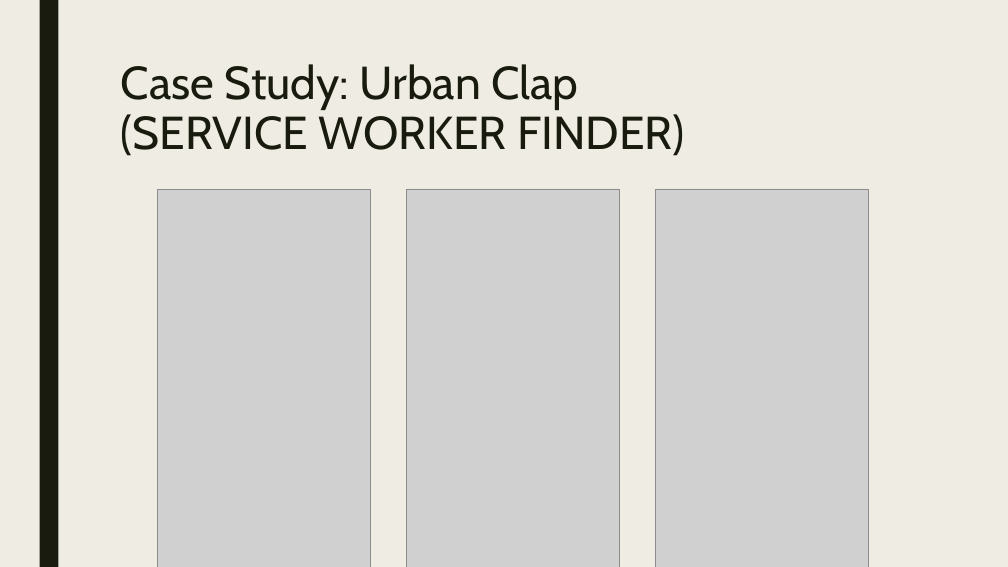
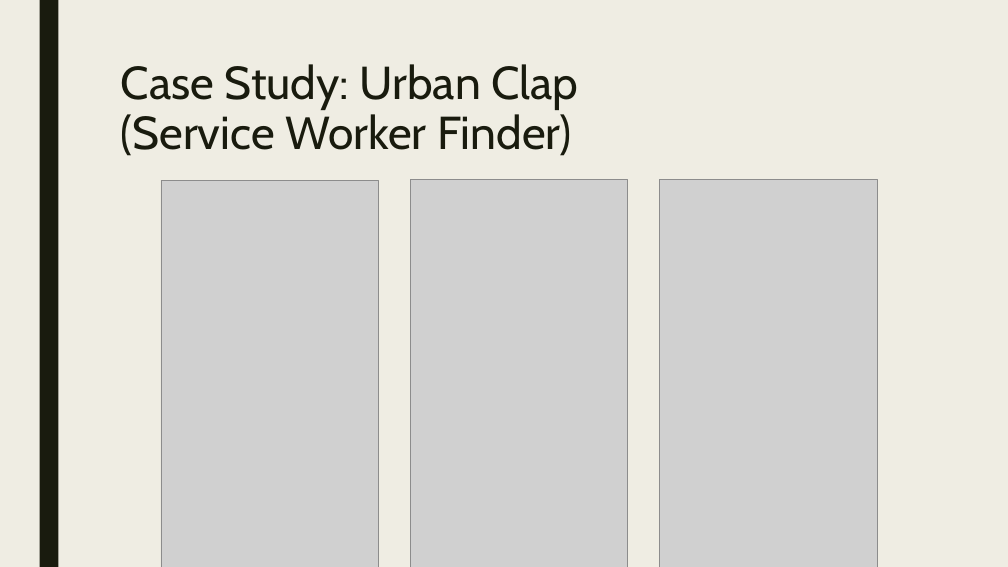
Before and after one commit to bogas04/MVP-Generator, a slide deck: slide 5 of docs/Final/Final.pptx. Drawn at 1008x567 pixels with LibreOffice and Linux fonts; fonts in the diff are those of the drawing; grey boxes stand for pictures. Boxes give left, top, right and bottom in pixels: in the first picture for what was removed or moved away, otherwise in the second. Text is boxed around its words. In the diff, an @@ line names an element or a change of style, - is before the commit and + after.

Commit message:
fix ppt

```diff
--- a/docs/Final/Final.pptx
+++ b/docs/Final/Final.pptx
@@ title at <box>121,64,578,156</box>: text changed @@
-Case Study: Urban Clap
-(SERVICE WORKER FINDER)
+Case Study: Urban Clap
+(Service Worker Finder)
@@ picture: place and size @@
-picture at <box>157,190,370,567</box>
+picture at <box>161,180,379,567</box>
@@ picture: place and size @@
-picture at <box>407,189,619,567</box>
+picture at <box>410,180,628,567</box>
@@ picture: place and size @@
-picture at <box>656,189,869,567</box>
+picture at <box>659,180,877,567</box>
```
Also in this commit, not shown: 10 other slides changed, 1 other file.
